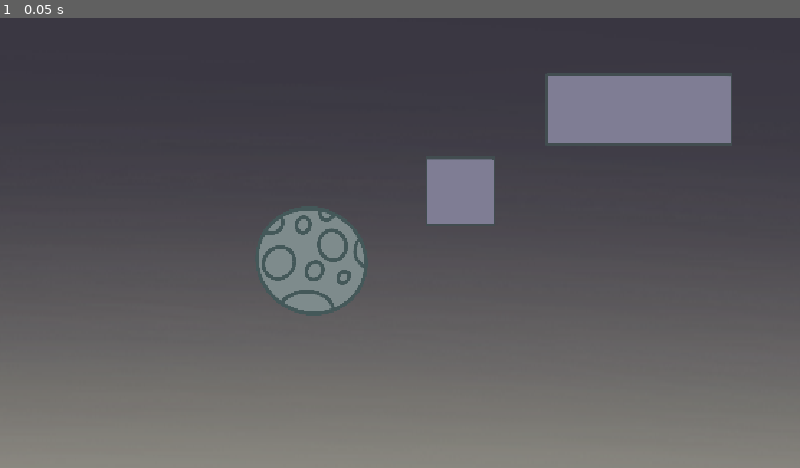
Above: before the commit, frame 1.
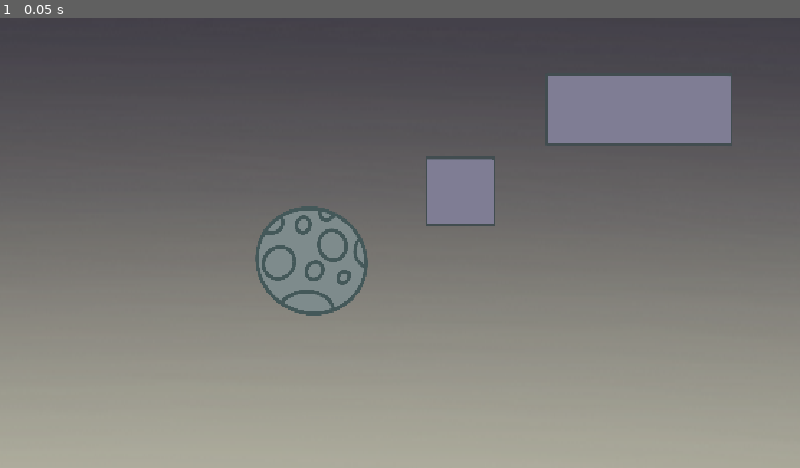
Above: after the commit, the same moment.

Repository: average4136/head-over-heels-game
Game: Godot game, scene res://Scenes/Level scenes/space_scene.tscn
Same seed, same stepped clock (60 frames per second), same inputs: the game is played once before the commit and once after it. This scene is started directly instead of the project's main scene.
Inputs:
- Up to frame 1 (0.05 s): no input

The runs differ from the first frame. In frame 1, 72% of the frame differs, in the area x 0-100%, y 18-100%.

Commit message:
Update space_scene.tscn

Diff:
--- a/Scenes/Level scenes/space_scene.tscn
+++ b/Scenes/Level scenes/space_scene.tscn
@@ -387,7 +387,7 @@
 [node name="Space Scene" type="Node2D" unique_id=1614508694]
 
 [node name="GradientBg" type="Sprite2D" parent="." unique_id=1264902900]
-position = Vector2(40, 3952.0002)
+position = Vector2(162, 3737.0002)
 scale = Vector2(3.2093222, 4.4489923)
 texture = ExtResource("1_huob2")
 
